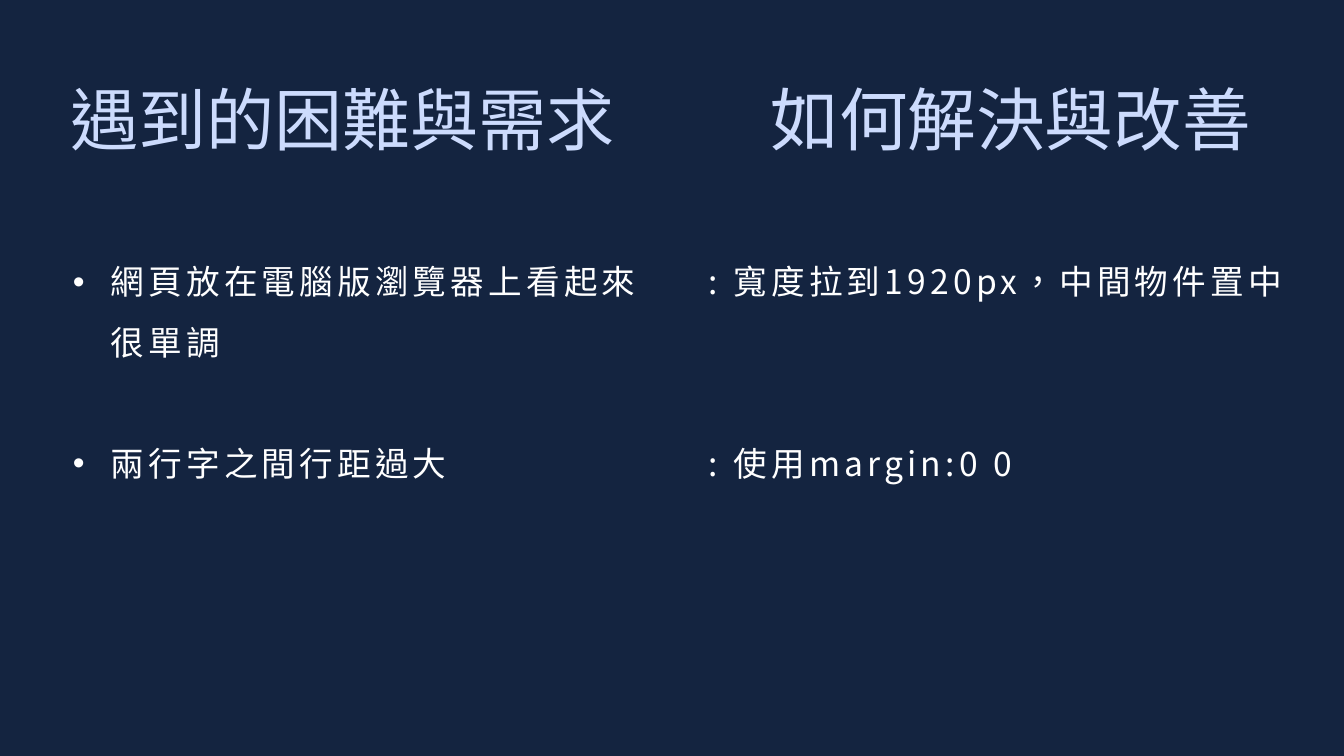
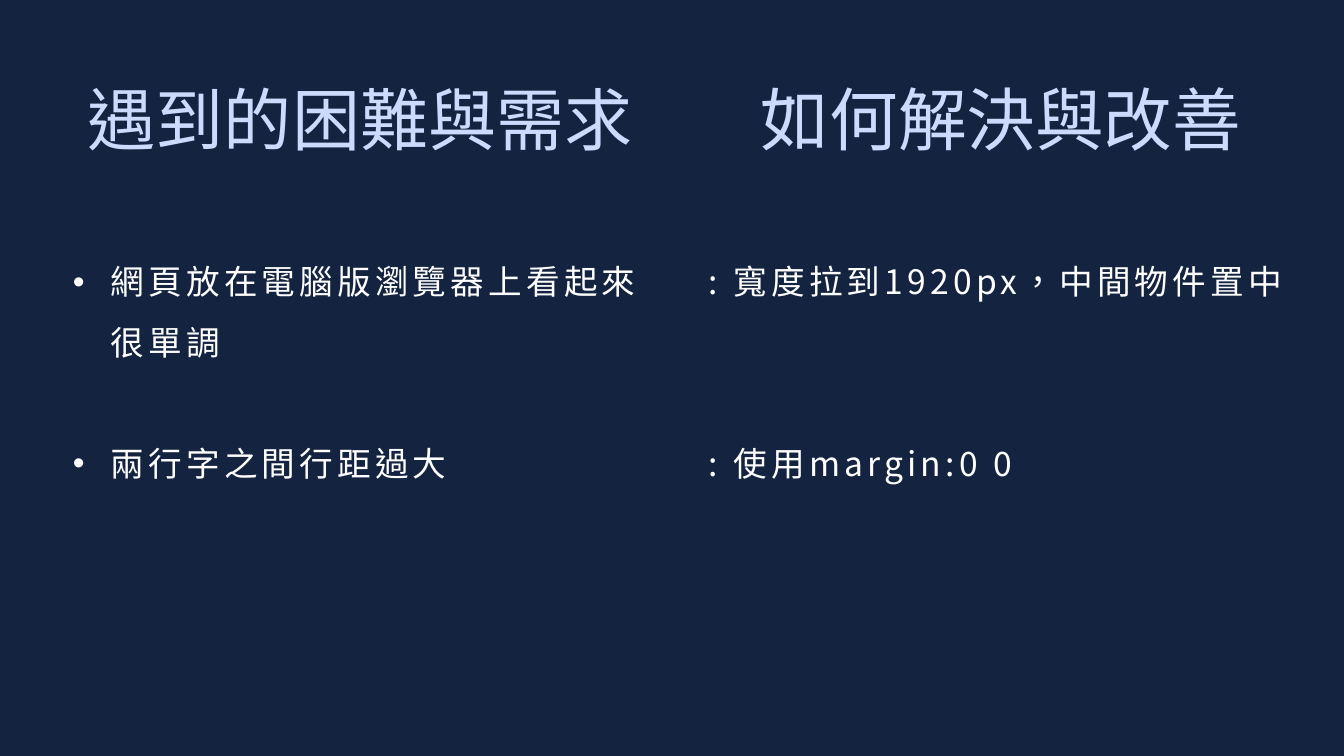
Before and after one commit to leonasdev/WebMidProject, a slide deck: slide 4 of 企劃書.pptx. Drawn at 1344x756 pixels with LibreOffice and Linux fonts; fonts in the diff are those of the drawing. Boxes give left, top, right and bottom in pixels: in the first picture for what was removed or moved away, otherwise in the second. Text is boxed around its words. In the diff, an @@ line names an element or a change of style, - is before the commit and + after.

```diff
--- a/企劃書.pptx
+++ b/企劃書.pptx
@@ text "遇到的困難與需求": place and size @@
-text "遇到的困難與需求" at (70, 87, 614, 151)
+text "遇到的困難與需求" at (88, 87, 632, 151)
@@ text "如何解決與改善": place and size @@
-text "如何解決與改善" at (771, 87, 1251, 151)
+text "如何解決與改善" at (761, 87, 1241, 151)
```
Also in this commit, not shown: 1 other slide changed.
